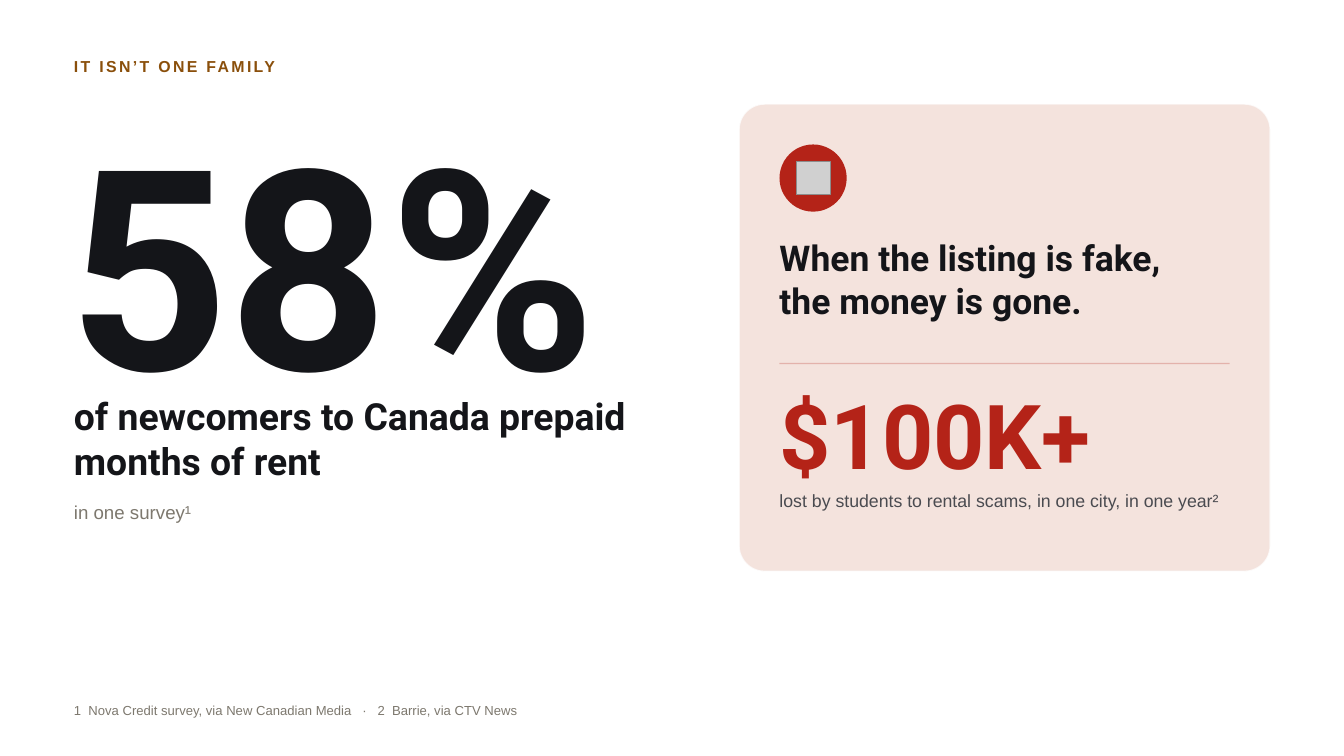
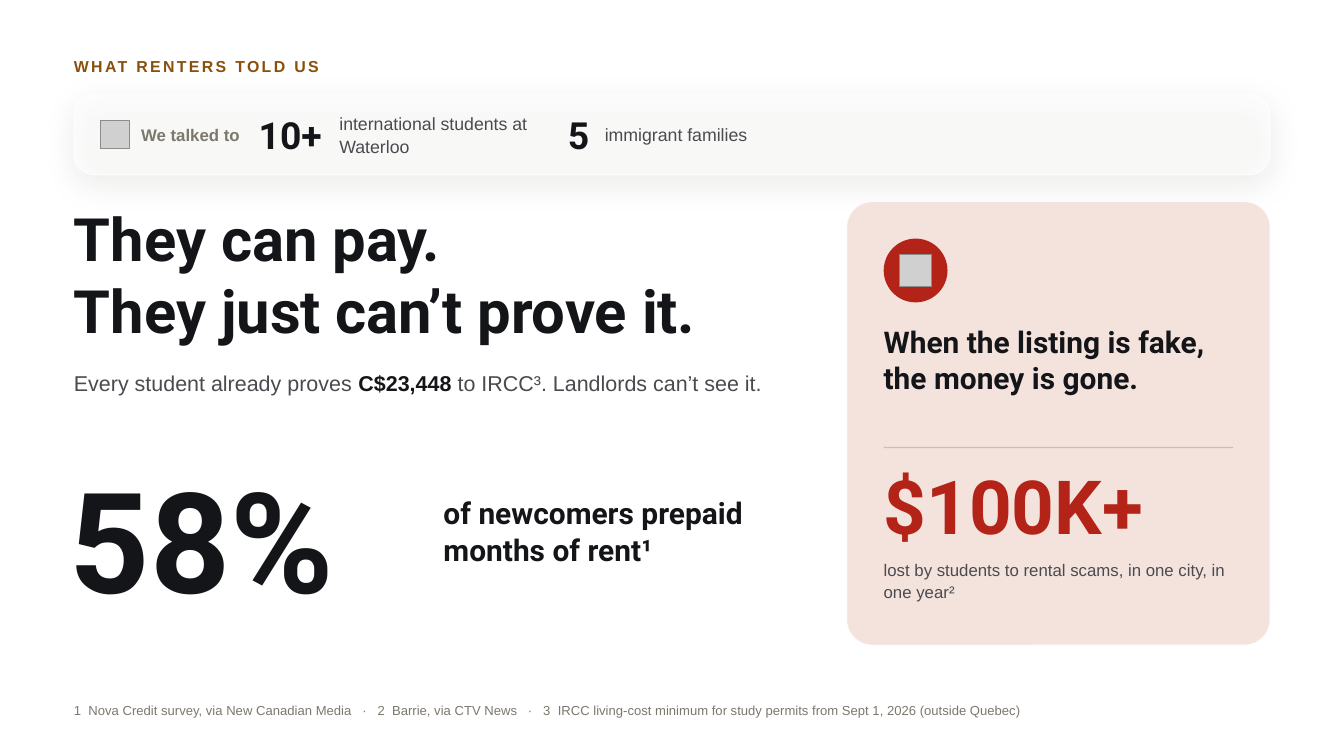
Before and after one commit to nonitg/stroop, a slide deck: slide 3 of deck/Stroop_Pitch.pptx. Drawn at 1344x756 pixels with LibreOffice and Linux fonts; fonts in the diff are those of the drawing; grey boxes stand for pictures; background and template pictures are left out. Boxes give left, top, right and bottom in pixels: in the first picture for what was removed or moved away, otherwise in the second. Text is boxed around its words. In the diff, an @@ line names an element or a change of style, - is before the commit and + after.

Commit message:
deck: new opening, renters then landlords

```diff
--- a/deck/Stroop_Pitch.pptx
+++ b/deck/Stroop_Pitch.pptx
@@ text at bbox=[81, 61, 91, 72]: text changed @@
-IT ISN’T ONE FAMILY
+WHAT RENTERS TOLD US
@@ rounded rectangle added at bbox=[74, 94, 1270, 175], fill #FFFFFF at 62% opacity, outline #FFFFFF 1.25 pt @@
@@ text added at bbox=[339, 117, 527, 153], 19 pt, text #4A4B50 @@
+international students at Waterloo
@@ picture added at bbox=[101, 120, 129, 149] @@
@@ text added at bbox=[141, 129, 240, 141], 18 pt, text #7D786E, bold @@
+We talked to
@@ text added at bbox=[259, 122, 322, 150], 40 pt, text #141519, bold @@
+10+
@@ text added at bbox=[568, 122, 589, 150], 40 pt, text #141519, bold @@
+5
@@ text added at bbox=[605, 128, 747, 145], 19 pt, text #4A4B50 @@
+immigrant families
@@ rounded rectangle: place and size @@
-rounded rectangle at bbox=[739, 104, 1270, 571]
+rounded rectangle at bbox=[847, 202, 1270, 645]
@@ rounded rectangle at bbox=[847, 202, 1270, 645]: proportions changed @@
@@ text added at bbox=[74, 216, 695, 346], 64 pt, text #141519, bold @@
+They can pay.
+They just can’t prove it.
@@ ellipse: place and size @@
-ellipse at bbox=[780, 144, 847, 212]
+ellipse at bbox=[884, 239, 948, 302]
@@ picture: place and size @@
-picture at bbox=[796, 161, 830, 195]
+picture at bbox=[900, 255, 931, 286]
@@ text "When the listing is fake,": place and size @@
-text "When the listing is fake," at bbox=[779, 244, 1160, 322]
+text "When the listing is fake," at bbox=[884, 330, 1204, 396]
@@ text "When the listing is fake," at bbox=[884, 330, 1204, 396]: size 38 to 32 pt @@
@@ text added at bbox=[74, 375, 762, 396], 23 pt, text #4A4B50 @@
+Every student already proves C$23,448 to IRCC³. Landlords can’t see it.
@@ rectangle: place and size @@
-rectangle at bbox=[780, 363, 1230, 364]
+rectangle at bbox=[884, 447, 1233, 448]
@@ text "58%": place and size @@
-text "58%" at bbox=[69, 168, 597, 435]
+text "58%" at bbox=[70, 492, 334, 595]
@@ text "58%" at bbox=[70, 492, 334, 595]: size 300 to 150 pt @@
@@ text "$100K+": place and size @@
-text "$100K+" at bbox=[779, 395, 1090, 479]
+text "$100K+" at bbox=[884, 472, 1143, 542]
@@ text "$100K+" at bbox=[884, 472, 1143, 542]: size 96 to 80 pt @@
@@ text removed at bbox=[74, 505, 191, 523] @@
-in one survey¹
@@ text at bbox=[443, 501, 742, 562]: text changed; size 40 to 32 pt @@
-of newcomers to Canada prepaid months of rent
+of newcomers prepaid
+months of rent¹
@@ text "lost by students to rental ...": place and size @@
-text "lost by students to rental ..." at bbox=[779, 494, 1218, 511]
+text "lost by students to rental ..." at bbox=[884, 564, 1225, 602]
@@ text "lost by students to rental ..." at bbox=[884, 564, 1225, 602]: size 19 to 18 pt @@
@@ text at bbox=[74, 705, 1020, 718]: text changed @@
-1 Nova Credit survey, via New Canadian Media · 2 Barrie, via CTV News
+1 Nova Credit survey, via New Canadian Media · 2 Barrie, via CTV News · 3 IRCC living-cost minimum for study permits from Sept 1, 2026 (outside Quebec)
```
Also in this commit, not shown: 1 slide added, 1 slide removed.
